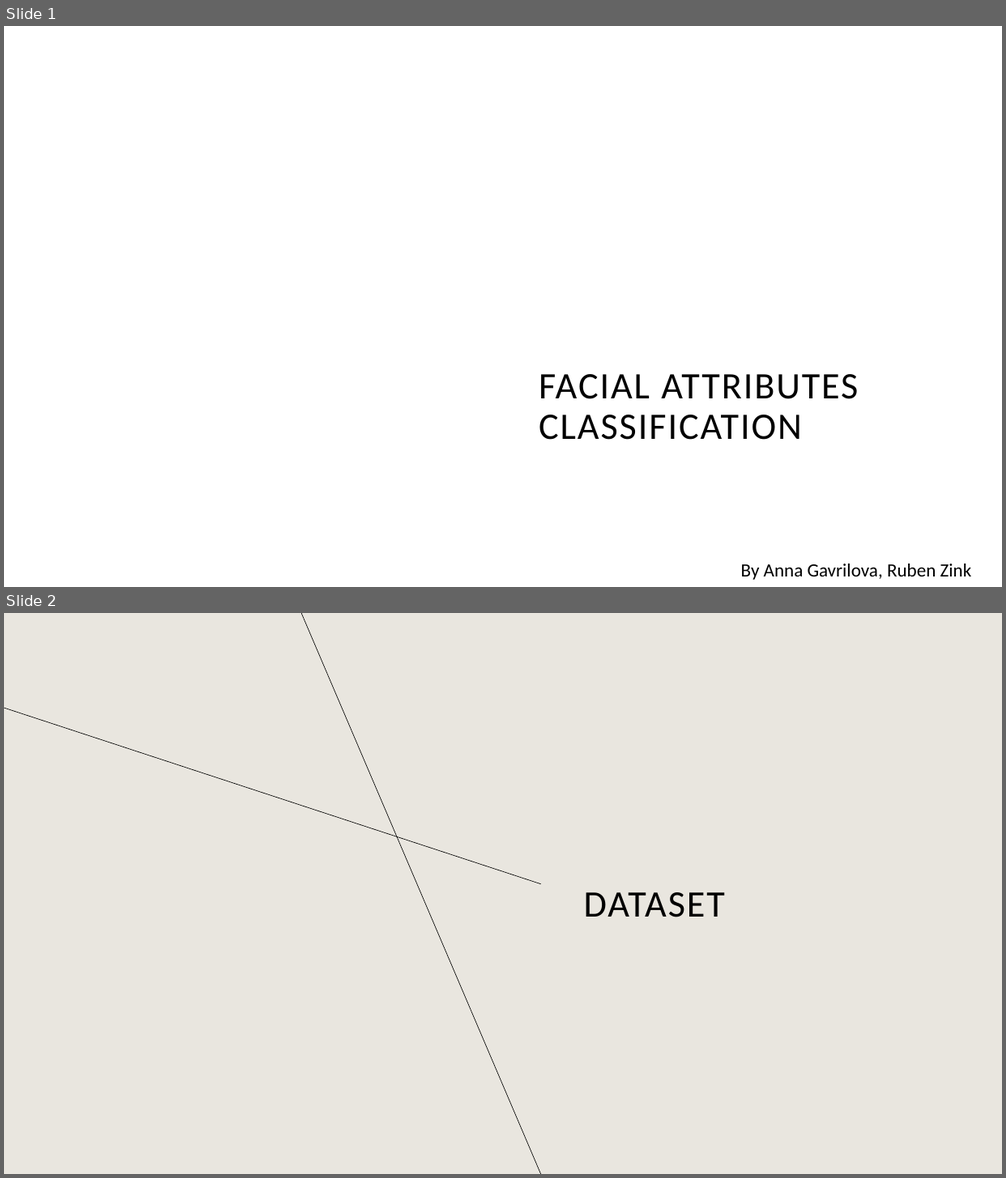
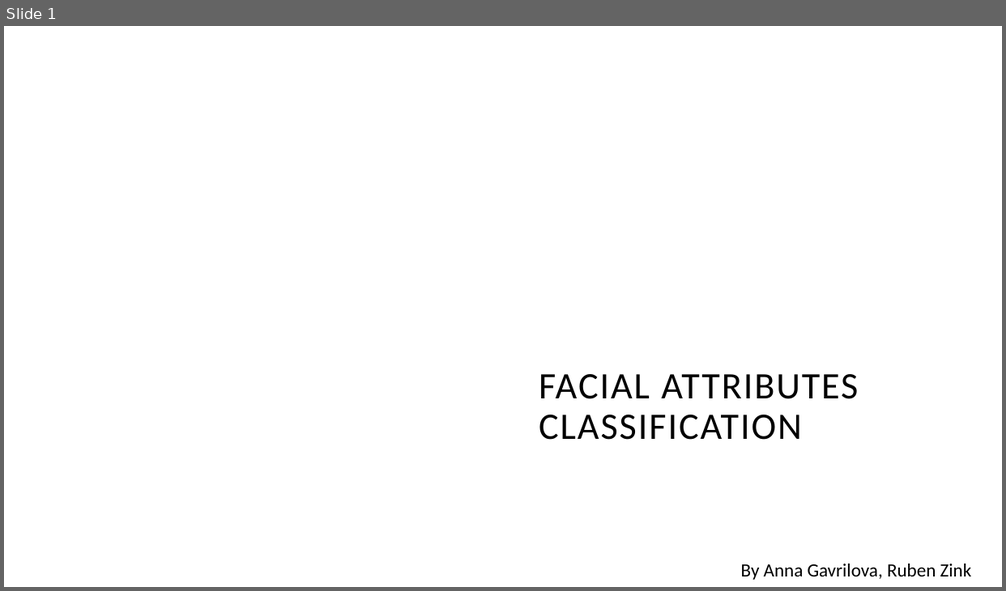
Before and after one commit to 176567/DeepLearningProject, a slide deck: FACIALATTRIBUTES-DL.pptx. Shown one above the other, each under a label of ours: slides 1 and 2 before the commit, slide 1 after it. The pictures are 1006x1178 and 1006x591 pixels, drawn with LibreOffice and Linux fonts; fonts in the diff are those of the drawing; background and template pictures are left out. Boxes give left, top, right and bottom in pixels: in the first picture for what was removed or moved away, otherwise in the second. Text is boxed around its words. In the diff, an @@ line names an element or a change of style, - is before the commit and + after.

```diff
--- a/FACIALATTRIBUTES-DL.pptx
+++ b/FACIALATTRIBUTES-DL.pptx
@@ slide 2 removed at [4,613,1002,1174], background #E9E6DF @@
@@ line removed from (541, 1174) to (301, 613) @@
@@ line removed from (541, 884) to (4, 708) @@
@@ title removed at [584,892,725,918] @@
-DATASET
```
Also in this commit, not shown: 1 slide changed, 6 slides added.
